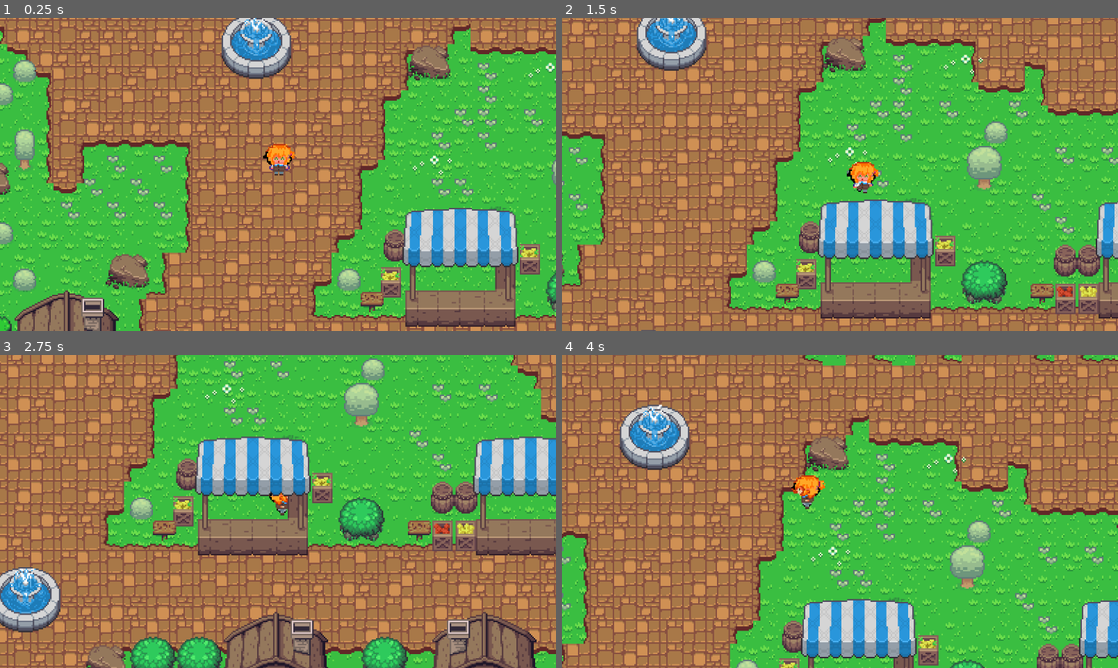
Above: before the commit, frames 1-4 (two rows, left to right).
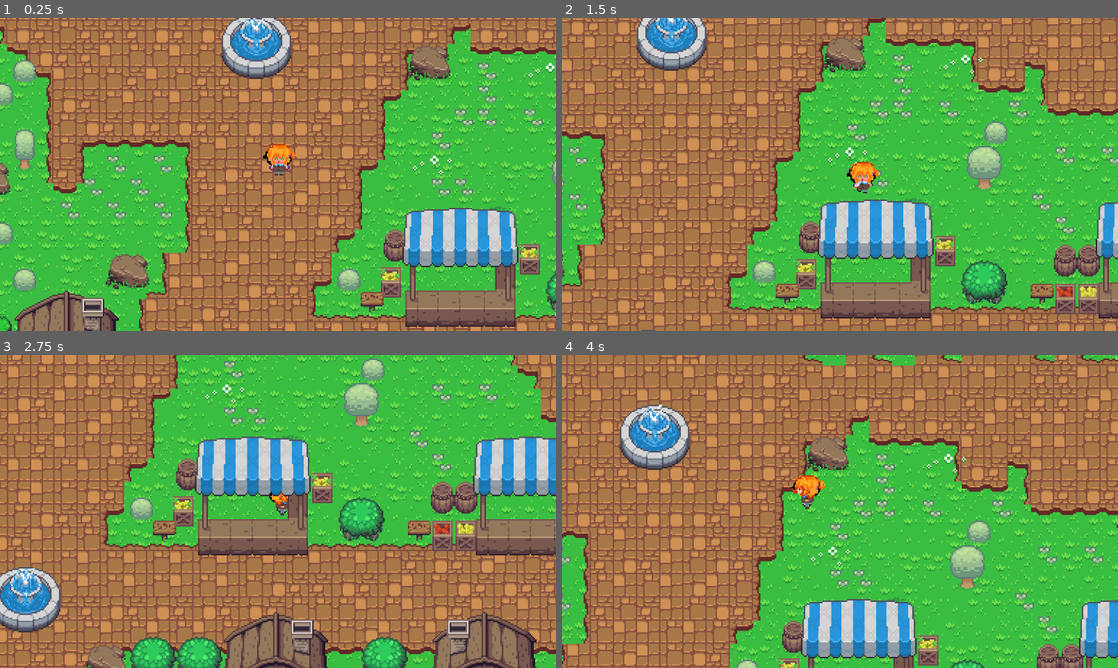
Above: after the commit, the same moments.

Repository: AiNhi-06/PLF
Game: Godot game, scene res://scenes/đất.tscn
Two runs of this game, one before a commit and one after it. Both use one fixed random seed, a clock stepped at 60 frames per second and the inputs below.
Inputs:
- Up to frame 1 (0.25 s): no input
- Up to frame 2 (1.5 s): tap Enter at 0.5 s; hold D (right) 0.53-1.28 s; hold S (down) from 1.28 s (still down)
- Up to frame 3 (2.75 s): release S (down) at 2.03 s; hold D (right) from 2.03 s (still down)
- Up to frame 4 (4 s): release D (right) at 2.78 s; hold W (up) 2.78-3.53 s; hold A (left) from 3.53 s (still down)

The runs differ from the first frame. In frame 1, less than 0.1% of the frame differs, in the area x 85-90%, y 36-43%; in frame 2, less than 0.1%; in frame 3, less than 0.1%; in frame 4, less than 0.1%.

Commit message:
Update scene_map.tscn

Diff:
--- a/scenes/scene_map.tscn
+++ b/scenes/scene_map.tscn
@@ -6738,7 +6738,7 @@
 [node name="trang trí" type="TileMapLayer" parent="." unique_id=133478604]
 y_sort_enabled = true
 position = Vector2(-1, -4)
-tile_map_data = PackedByteArray("AAAnAAUAAAABAAAAAAAnAAYAAAA …(864 unchanged characters)… GAAEAAAAsAA4AAAAGAAEAAAAsAA8AAAAGAAEAAAAsABAAAAAGAAEAAAAqABAAAAAGAAEAAAArAA8AAAAGAAEAAAAuAA8AAAA …(7483 unchanged characters)…
+tile_map_data = PackedByteArray("AAAnAAUAAAABAAAAAAAnAAYAAAA …(864 unchanged characters)… GAAEAAAAsAA4AAAAGAAEAAAAsAA8AAAAGAAEAAAAqABAAAAAGAAEAAAArAA8AAAAGAAEAAAAuAA8AAAA …(7483 unchanged characters)…
 tile_set = SubResource("TileSet_sgv74")
 
 [node name="chuồng và gia súc" type="TileMapLayer" parent="." unique_id=2078096081]
